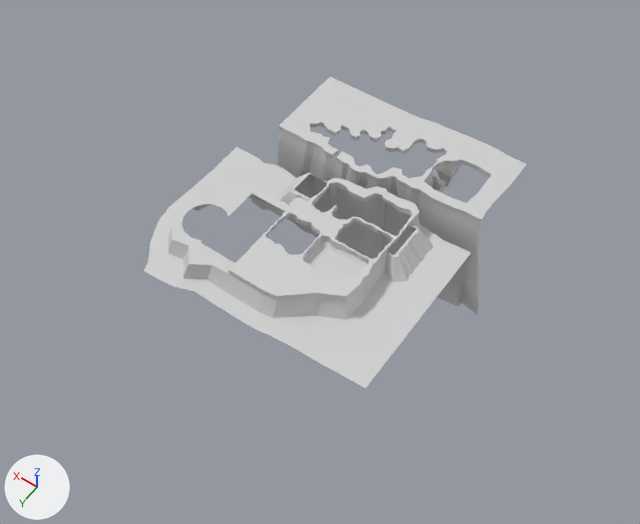
Two versions of the OBJ model Juego/assets/models/Escenario/DecoracionCavernas.obj, one commit apart.
The view is the same before and after, from a camera (50 mm lens) standing at (-1081.0, 1019.0, 1696.0) and looking at (-229.0, -173.0, -178.0). Arrows for +X, +Y and +Z are at lower left; the lights stay in place. Where no turn or scale is listed for an object, it has been applied to the vertices.

The scene before the commit, as lines of its bpy script (objects in view):
```python
me_cube_006_cube_001 = bpy.data.meshes.new('Cube.006_Cube.001')
me_cube_006_cube_001.from_pydata(...)  # 2286 vertices, 2089 faces; spans x -625.0..141.0, y -638.0..183.0, z -323.0..14.0
me_cube_006_cube_001.materials.append(mat_material_005)  # its picture is missing
ob_cube_006_cube_001 = bpy.data.objects.new('Cube.006_Cube.001', me_cube_006_cube_001)
ob_cube_006_cube_001.location = (0.0, 0.0, 0.0)
```
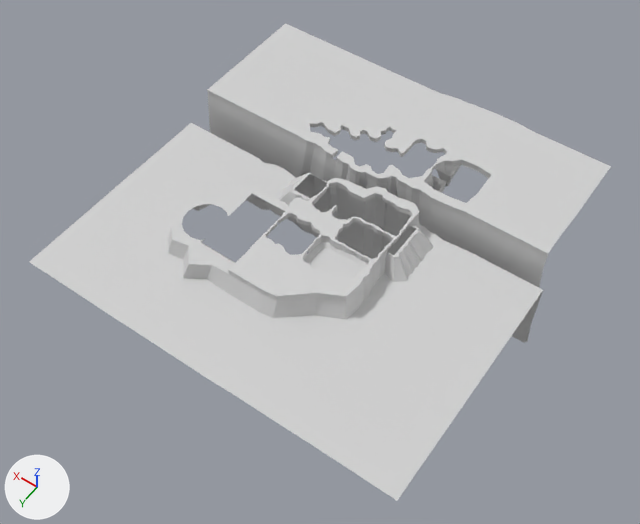
Where the change shows, as pixel boxes [x1, y1, x2, y2] in the pictures (640 x 524 px):
'Cube.006_Cube.001', reshaped (52% wider, 53% taller)
    before: [144, 77, 527, 388]
    after: [29, 23, 611, 500]

The change in detail:
me_cube_006_cube_001 is used by ob_cube_006_cube_001; location (0.0, 0.0, 0.0).
me_cube_006_cube_001 had 2286 vertices, 2089 faces and spanned x -625.0..141.0, y -638.0..183.0, z -323.0..14.0.
me_cube_006_cube_001 now has 2337 vertices, 2140 faces and spans x -780.0..306.0, y -759.0..329.0, z -323.0..14.0.
Part 1, on me_cube_006_cube_001:
28 vertices in x -527.0..53.0, y -638.0..-618.0, z 14.0 move by (0.0, -121.0, 0.0).
18 vertices in x -271.0..-142.0, y 159.0..160.0, z -52.0 move by (0.0, 168.0, 0.0).
5 vertices in x -566.0, y -394.0..-390.0, z -38.0..14.0 move by (-185.0, 0.0, 0.0).
4 vertices in x 137.0, y -251.0..-141.0, z -52.0 move by (168.0, 0.0, 0.0).
3 vertices in x -269.0, y -372.0, z 0.0..14.0 move by (0.0, -3.0, 0.0).
3 vertices in x -279.0, y -388.0, z 0.0..14.0 move by (-1.0, 0.0, 0.0).
58 vertices move from x -625.0..141.0, y -633.0..183.0, z -323.0..14.0 to x -777.0..306.0, y -754.0..329.0, z -323.0..14.0.
12 vertices are added at x -776.0..305.0, y -740.0..-348.0, z -305.0..14.0.
23 new vertices lie (-201.0, 0.0, 0.0) away from vertices in x -579.0, y -339.0..141.0, z -52.0.
11 new vertices lie (36.0, 0.0, 0.0) away from vertices in x 49.0..53.0, y -619.0..-366.0, z -38.0..14.0.
5 new vertices lie (218.0, 0.0, 0.0) away from vertices in x 85.0, y -370.0..-366.0, z -38.0..14.0.
51 new faces join them.
